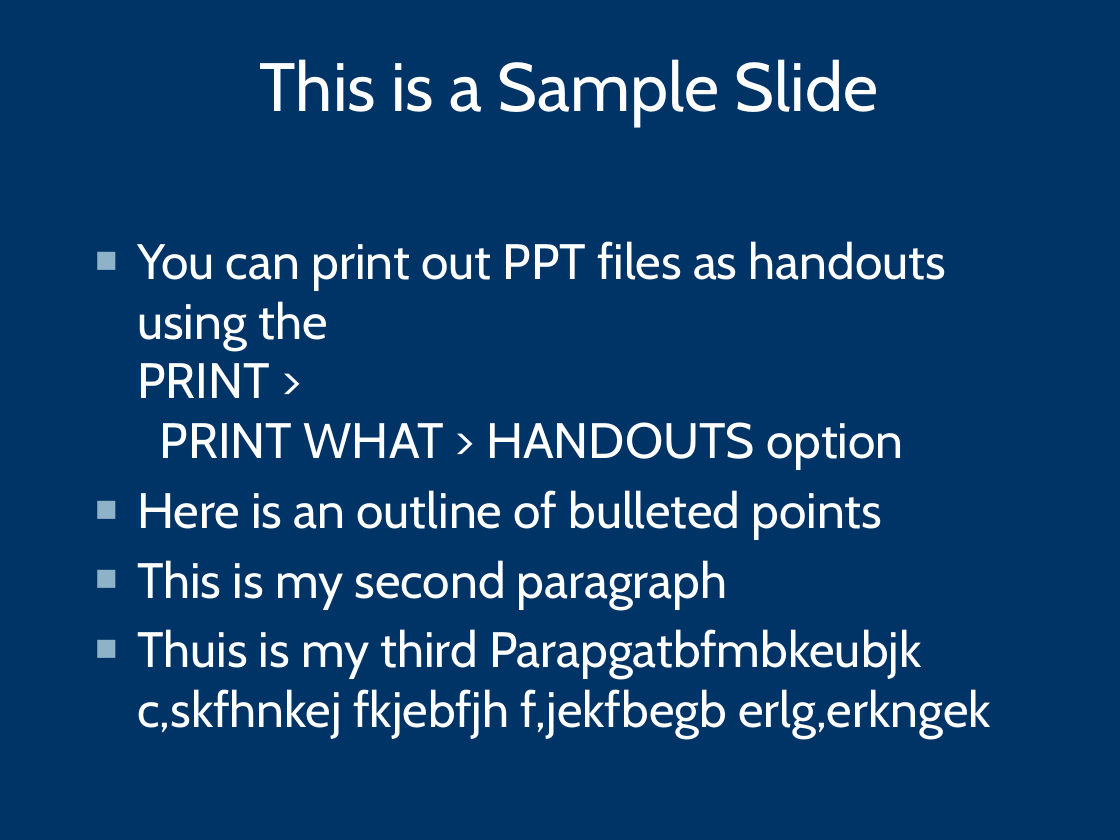
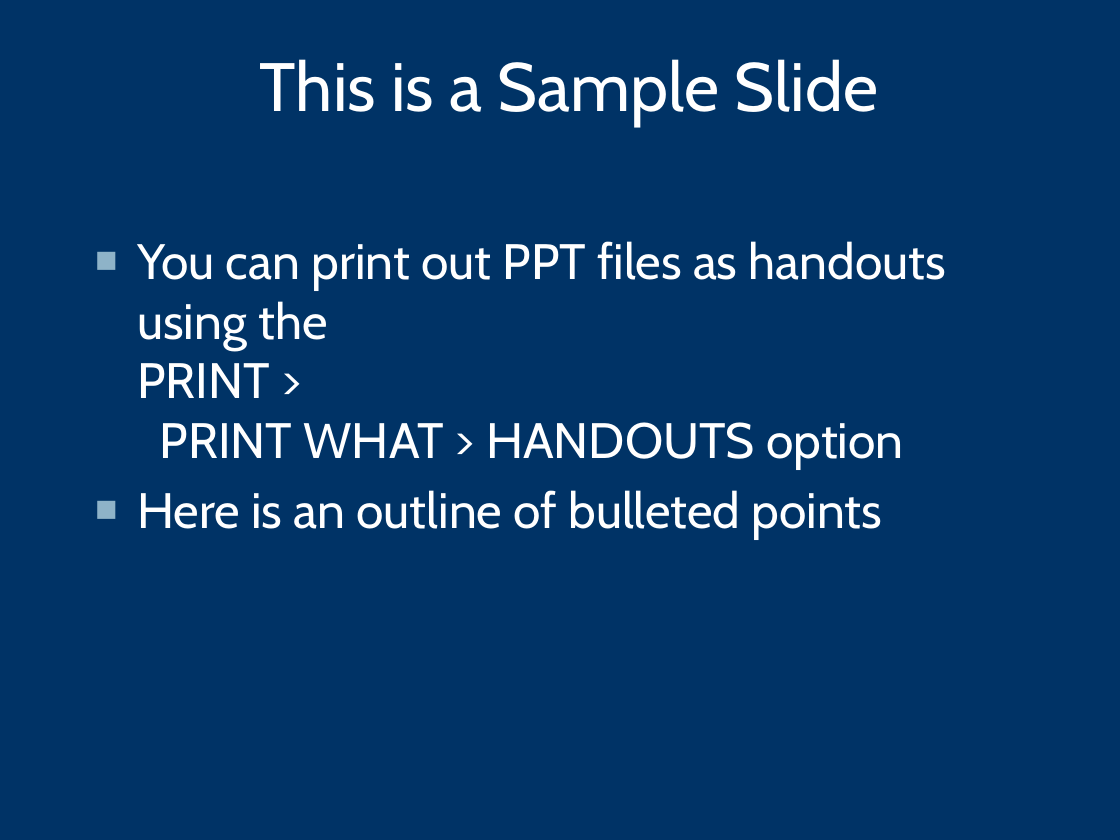
Before and after one commit to FazliddinFayziev/Analyse-pptx-file, a slide deck: slide 2 of sample.pptx. Drawn at 1120x840 pixels with LibreOffice and Linux fonts; fonts in the diff are those of the drawing; background and template pictures are left out. Boxes give left, top, right and bottom in pixels: in the first picture for what was removed or moved away, otherwise in the second. Text is boxed around its words. In the diff, an @@ line names an element or a change of style, - is before the commit and + after.

```diff
--- a/sample.pptx
+++ b/sample.pptx
@@ text at (137, 560, 991, 737): paragraphs removed @@
-■ This is my second paragraph
-■ Thuis is my third Parapgatbfmbkeubjk c,skfhnkej fkjebfjh f,jekfbegb erlg,erkngek
```
Also in this commit, not shown: 3 other files.
